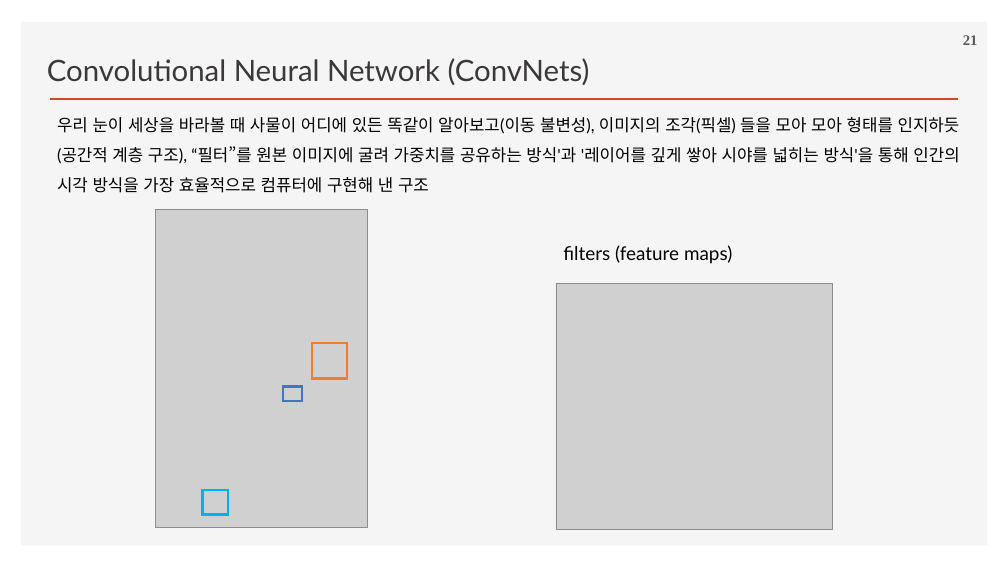
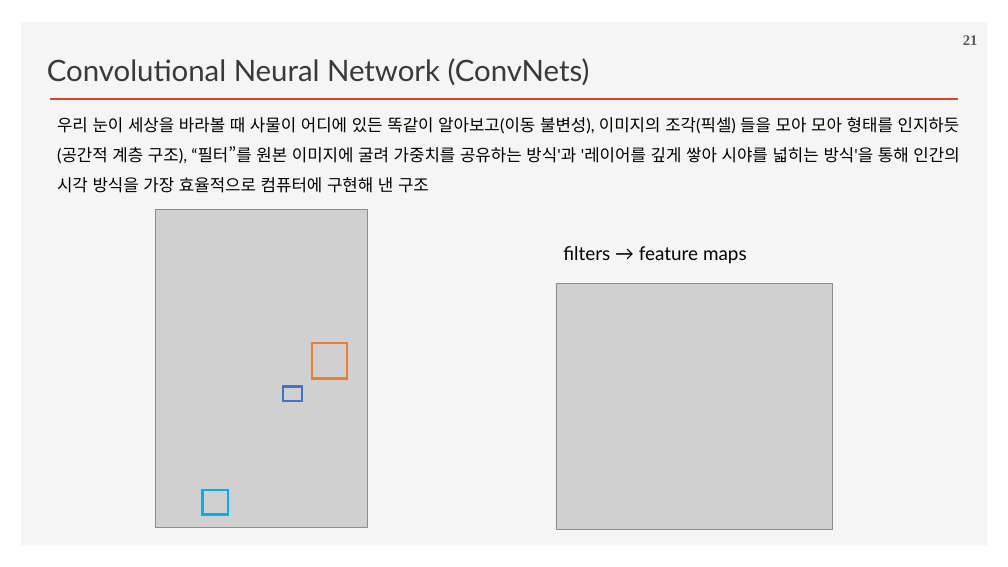
Before and after one commit to ancestor9/2026_Fall_Deep-Learning-with-Python, a slide deck: slide 21 of Chapter 08 Image Classification.pptx. Drawn at 1008x567 pixels with LibreOffice and Linux fonts; fonts in the diff are those of the drawing; grey boxes stand for pictures; background and template pictures are left out. Boxes give left, top, right and bottom in pixels: in the first picture for what was removed or moved away, otherwise in the second. Text is boxed around its words. In the diff, an @@ line names an element or a change of style, - is before the commit and + after.

```diff
--- a/Chapter 08 Image Classification.pptx
+++ b/Chapter 08 Image Classification.pptx
@@ text at (x1=563, y1=246, x2=747, y2=264): text changed @@
-filters (feature maps)
+filters → feature maps
```
Also in this commit, not shown: 3 other slides changed, 1 other file.
